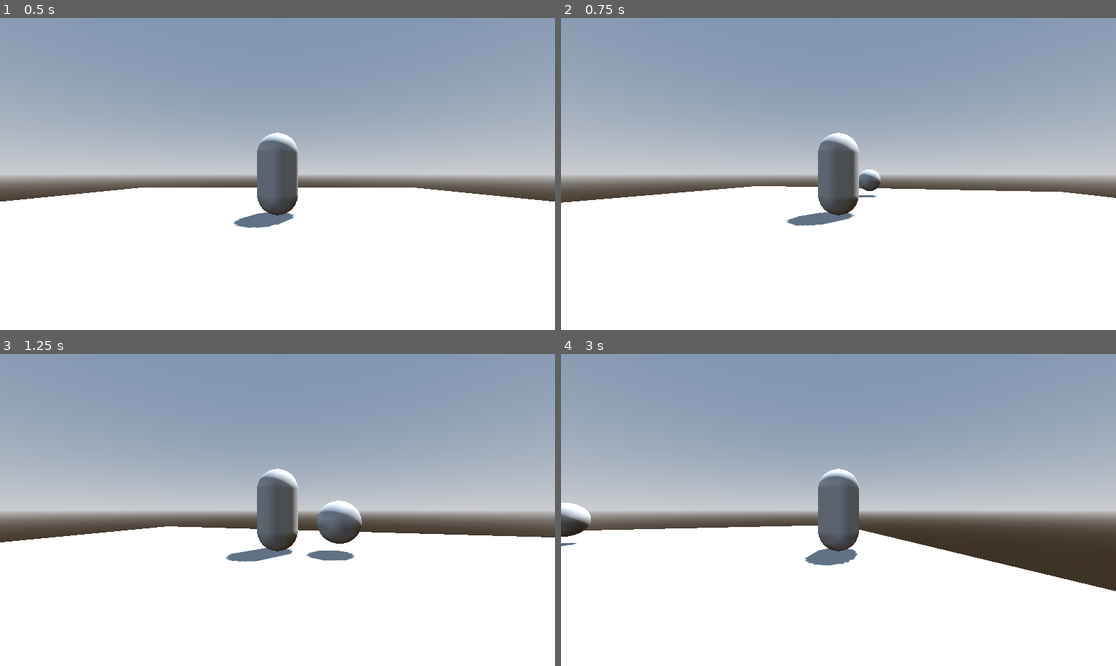
Above: before the commit, frames 1-4 (two rows, left to right).
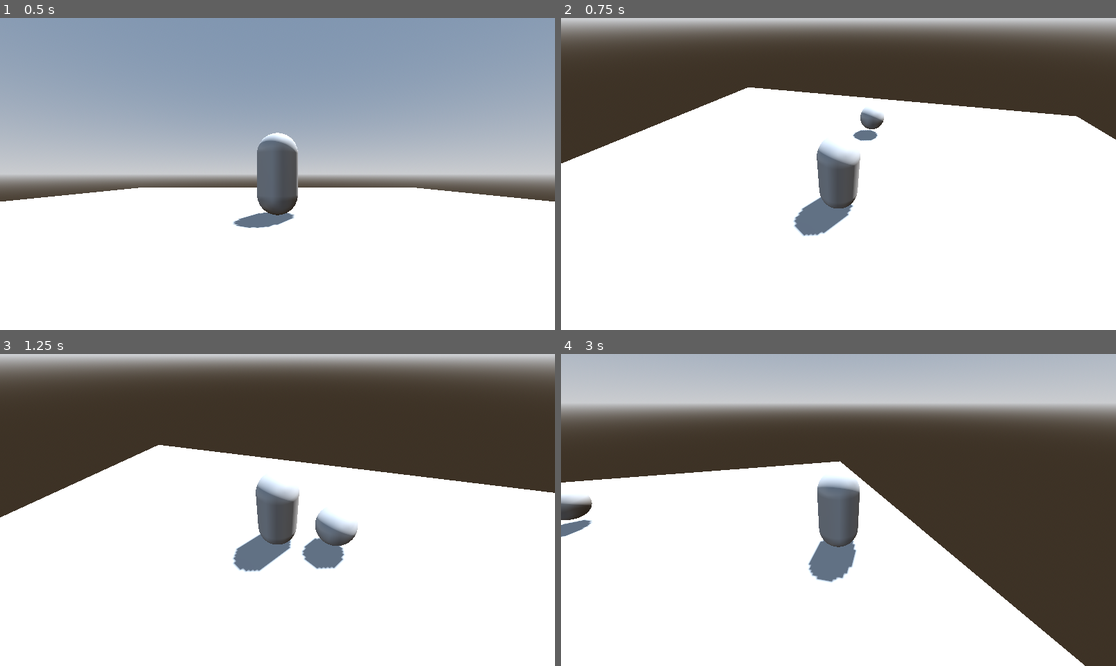
Above: after the commit, the same moments.

Repository: rCotche/kenneyjam25
Game: Godot game, scene res://scenes/naze_land.tscn
Two runs of this game, one before a commit and one after it. Both use one fixed random seed, a clock stepped at 60 frames per second and the inputs below.
Inputs (mouse positions are in pixels of both pictures, inside the frame that each line leads up to):
- Up to frame 1 (0.5 s): no input
- Up to frame 2 (0.75 s): tap Enter at 0.5 s; move the mouse to (810, 236) at 0.52 s; hold Up (avancer) from 0.53 s (still down); tap Down (reculer) at 0.6 s
- Up to frame 3 (1.25 s): keep holding Up (avancer)
- Up to frame 4 (3 s): move the mouse to (1005, 556) at 1.27 s; tap Down (reculer) at 1.35, 2.1, 2.85 s; move the mouse to (672, 463) at 2.02 s; release Up (avancer) at 2.03 s; hold Left (gauche) from 2.03 s (still down); move the mouse to (866, 510) at 2.77 s

Frame 1 is identical in both runs. In frame 2, 55% of the frame differs, in the area x 0-100%, y 0-70%; in frame 3, 58%; in frame 4, 60%, in the area x 0-100%, y 0-100%.

Commit message:
camera fix, pick up area fix, healthComponent scene created

Diff:
--- /dev/null
+++ b/health_component.gd
@@ -0,0 +1,12 @@
+extends Node3D
+
+@export var health: float
+
+# Called when the node enters the scene tree for the first time.
+func _ready() -> void:
+	pass # Replace with function body.
+
+
+# Called every frame. 'delta' is the elapsed time since the previous frame.
+func _process(delta: float) -> void:
+	pass
--- a/scenes/camera_controller.tscn
+++ b/scenes/camera_controller.tscn
@@ -8,5 +8,6 @@
 shape = SubResource("CapsuleShape3D_nsieu")
 spring_length = 5.0
 script = ExtResource("1_nsieu")
+min_limit_x = -0.75
 
 [node name="Camera3D" type="Camera3D" parent="."]
--- /dev/null
+++ b/scenes/health_component.tscn
@@ -0,0 +1,6 @@
+[gd_scene load_steps=2 format=3 uid="uid://cxxnbq2u4t8lm"]
+
+[ext_resource type="Script" uid="uid://cq47qfkfctje8" path="res://health_component.gd" id="1_a1tyf"]
+
+[node name="HealthComponent" type="Node3D"]
+script = ExtResource("1_a1tyf")
--- a/scenes/player.tscn
+++ b/scenes/player.tscn
@@ -7,7 +7,7 @@
 
 [sub_resource type="CapsuleShape3D" id="CapsuleShape3D_3vyb7"]
 
-[node name="Player" type="CharacterBody3D"]
+[node name="Player" type="CharacterBody3D" groups=["player"]]
 collision_mask = 15
 script = ExtResource("1_3vyb7")
 
--- a/scenes/power_up.gd
+++ b/scenes/power_up.gd
@@ -6,17 +6,23 @@
 #randomize power up
 var type = available_options[randi()%len(available_options)]
 
-func _process(delta: float) -> void:
-	#to fix
-	#rotation += rotation_speed * delta
-	pass
+#func _process(delta: float) -> void:
+	##to fix
+	##rotation += rotation_speed * delta
+	#pass
 
-func _on_area_entered(area: Area3D) -> void:
-	#ui appear
-	print("pick up")
-	#queue_free()
+func _on_body_entered(body: Node3D) -> void:
+	if body.is_in_group("player"):
+		apply_effect(body)
+		print("pick up")
 
 
-func _on_area_exited(area: Area3D) -> void:
-	#ui disappear
-	print("nope")
+func _on_body_exited(body: Node3D) -> void:
+	if body.is_in_group("player"):
+		apply_effect(body)
+		print("nope")
+
+func apply_effect(_player) -> void:
+	# Exemple : augmenter une stat du joueur
+	# player.add_mana(10)
+	pass
--- a/scenes/power_up.tscn
+++ b/scenes/power_up.tscn
@@ -17,5 +17,5 @@
 [node name="CollisionShape3D" type="CollisionShape3D" parent="."]
 shape = SubResource("SphereShape3D_j7my0")
 
-[connection signal="area_entered" from="." to="." method="_on_area_entered"]
-[connection signal="area_exited" from="." to="." method="_on_area_exited"]
+[connection signal="body_entered" from="." to="." method="_on_body_entered"]
+[connection signal="body_exited" from="." to="." method="_on_body_exited"]
Not shown, added: health_component.gd.uid
